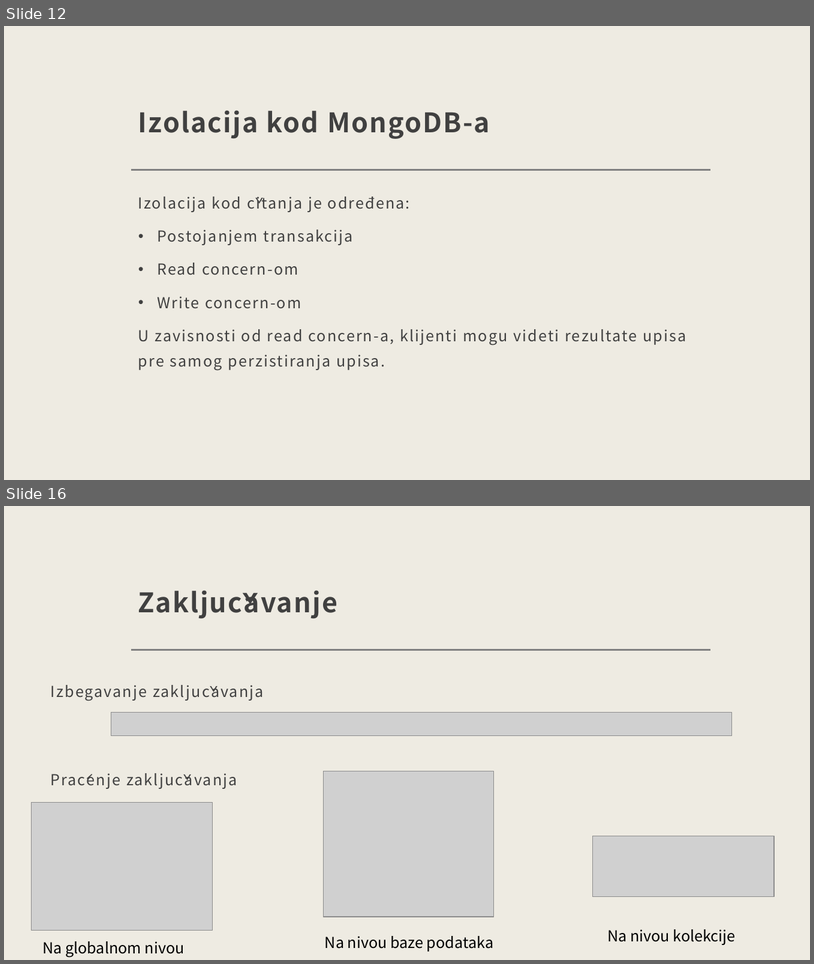
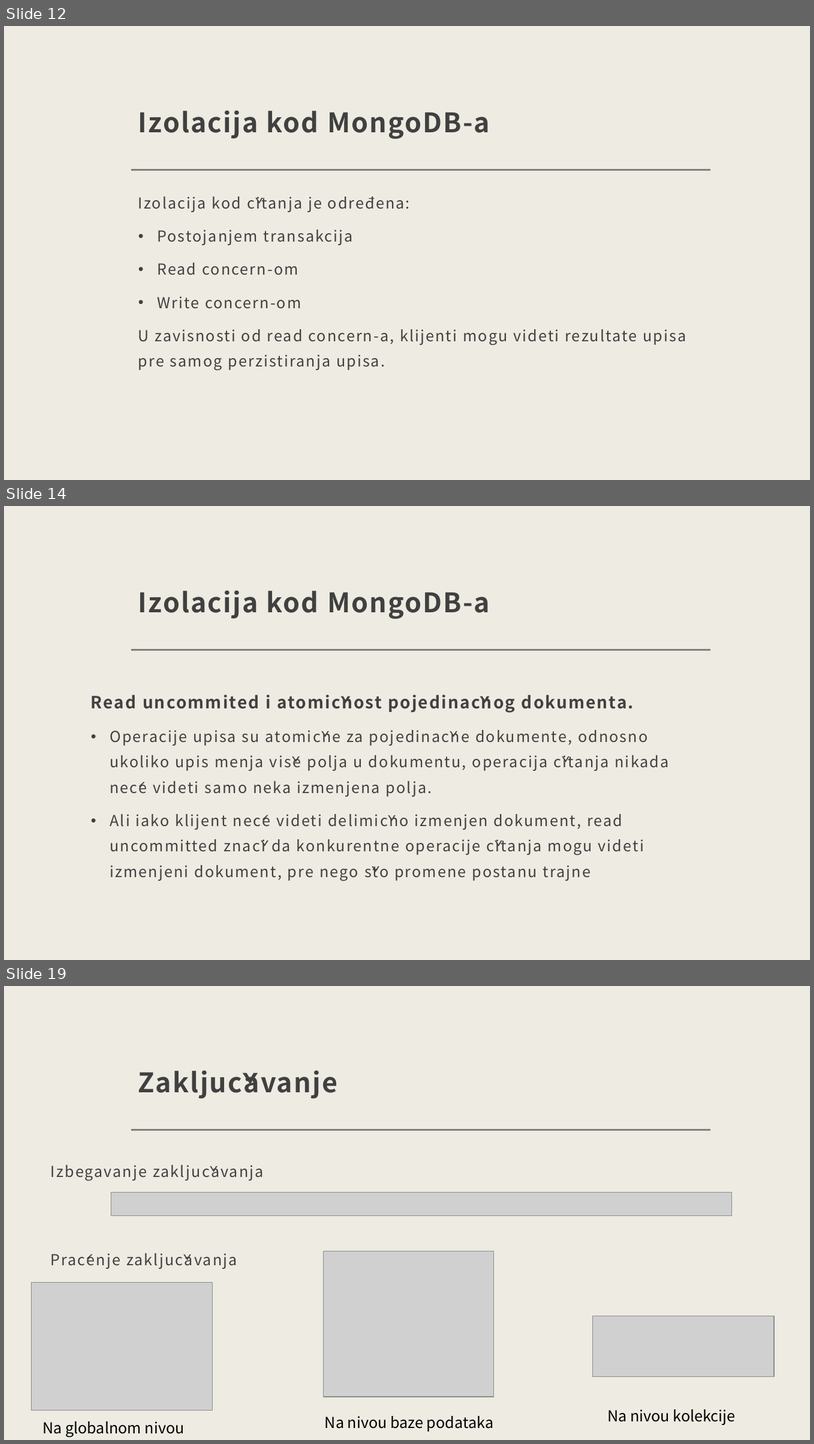
Before and after one commit to FruFruJ/sistemizaupravljanjebazamapodataka2, a slide deck: Obrada transakcija, planovi izvršavanja transakcija, izolacija i zaključavanje pp.pptx. Shown one above the other, each under a label of ours: slides 12 and 16 before the commit, slides 12, 14 and 19 after it; the slides between them are not shown. The pictures are 814x964 and 814x1444 pixels, drawn with LibreOffice and Linux fonts; fonts in the diff are those of the drawing; grey boxes stand for pictures. Boxes give left, top, right and bottom in pixels: in the first picture for what was removed or moved away, otherwise in the second. Text is boxed around its words. In the diff, an @@ line names an element or a change of style, - is before the commit and + after.

```diff
--- a/Obrada transakcija, planovi izvršavanja transakcija, izolacija i zaključavanje pp.pptx
+++ b/Obrada transakcija, planovi izvršavanja transakcija, izolacija i zaključavanje pp.pptx
@@ slide 14 added at (4,506,810,960), background #EEEBE2; not listed: 1 template element that a slide beside it also shows @@
@@ title added at (138,590,490,619), 32 pt, text #404040, bold @@
+Izolacija kod MongoDB-a
@@ text added at (91,694,669,880), 18 pt, text #404040 @@
+Read uncommited i atomičnost pojedinačnog dokumenta.
+• Operacije upisa su atomične za pojedinačne dokumente, odnosno ukoliko upis menja više polja u dokumentu, operacija čitanja nikada neće videti samo neka izmenjena polja.
+• Ali iako klijent neće videti delimično izmenjen dokument, read uncommitted znači da konkurentne operacije čitanja mogu videti izmenjeni dokument, pre nego što promene postanu trajne
@@ what was slide 16 is now slide 19 @@
```
Also in this commit, not shown: 6 slides changed, 2 other slides added, 1 other file.
